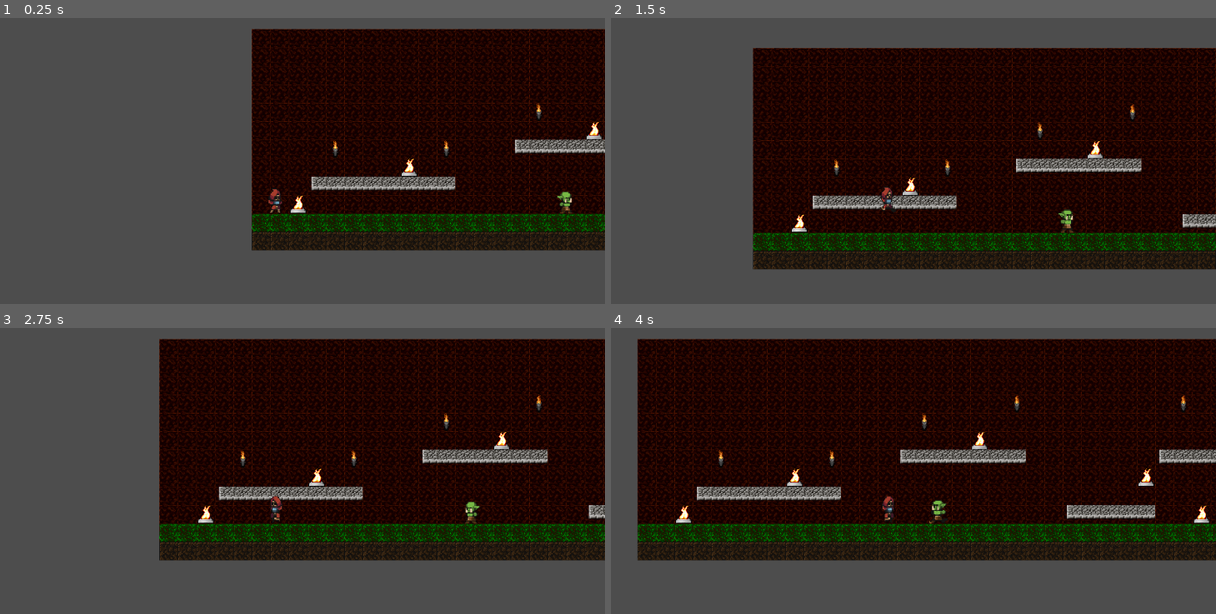
Above: before the commit, frames 1-4 (two rows, left to right).
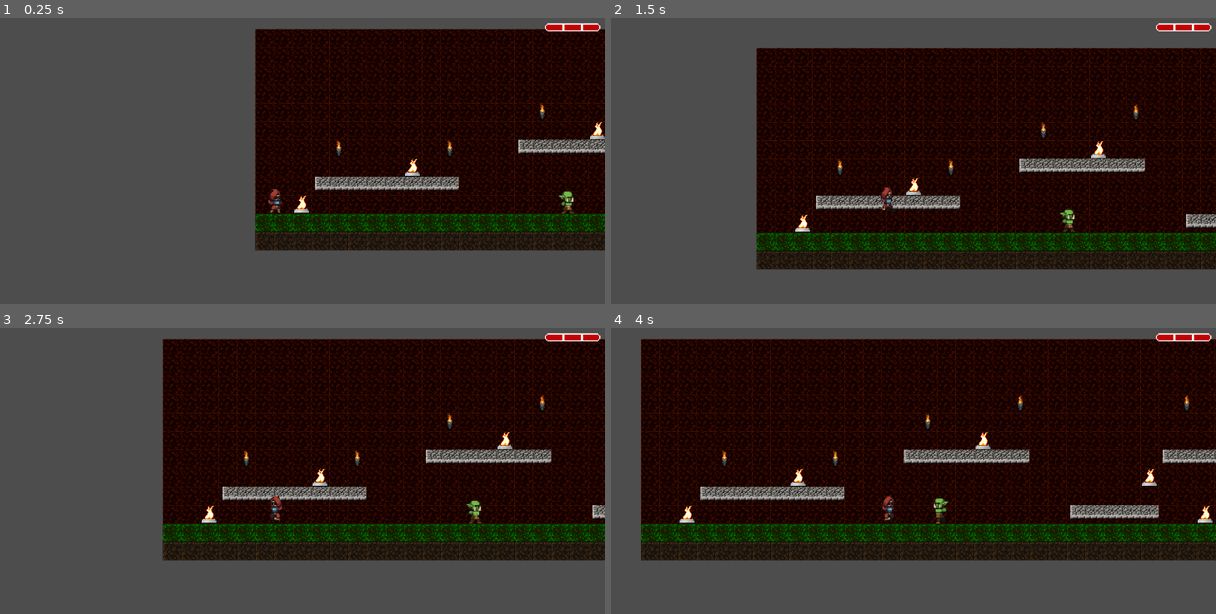
Above: after the commit, the same moments.

Repository: Zenco12/juego-obsidian-2
Game: Godot game, scene res://Level_1.tscn
Same seed, same stepped clock (60 frames per second), same inputs: the game is played once before the commit and once after it.
Inputs:
- Up to frame 1 (0.25 s): no input
- Up to frame 2 (1.5 s): hold D (derecha) from 0.53 s (still down); tap Space (saltar) at 0.77 s
- Up to frame 3 (2.75 s): tap Space (saltar) at 1.52 s; release D (derecha) at 2.03 s; hold A (izquierda) from 2.03 s (still down)
- Up to frame 4 (4 s): release A (izquierda) at 2.78 s; hold D (derecha) from 2.78 s (still down); tap Space (saltar) at 3.02, 3.77 s

The runs differ from the first frame. In frame 1, 13% of the frame differs, in the area x 41-100%, y 1-82%; in frame 2, 16%; in frame 3, 16%; in frame 4, 20%, in the area x 4-100%, y 1-82%.

Commit message:
barra de vida
se agregan una barra de vida además de varios cambios pedorros

Diff:
--- a/Level_1.tscn
+++ b/Level_1.tscn
@@ -19,6 +19,9 @@
 [ext_resource type="Texture2D" uid="uid://bvepr86oc4gh2" path="res://sprites/Dibujos_Escenarios/floor/pedestal_ne.png" id="17_ojddo"]
 [ext_resource type="PackedScene" uid="uid://dssomw0vp1vag" path="res://player.tscn" id="18_tlish"]
 [ext_resource type="PackedScene" uid="uid://cugi0rdp0gokk" path="res://enemy.tscn" id="19_fkbji"]
+[ext_resource type="PackedScene" uid="uid://ddno76iug5pc6" path="res://logic.tscn" id="20_8xl1m"]
+[ext_resource type="Texture2D" uid="uid://kpwxffajc26y" path="res://sprites/health bar 2/health bar.png" id="22_nvhjt"]
+[ext_resource type="Texture2D" uid="uid://bkmmi6siqtnox" path="res://sprites/health bar 2/health bar full.png" id="23_bwsuy"]
 
 [sub_resource type="TileSetAtlasSource" id="TileSetAtlasSource_gwx4l"]
 texture = ExtResource("5_8xl1m")
@@ -163,8 +166,29 @@
 rendering_quadrant_size = 32
 
 [node name="CharacterBody2D" parent="." instance=ExtResource("18_tlish")]
-position = Vector2(35, 543)
+position = Vector2(29, 551)
 velocidadSalto = 250
 
 [node name="CharacterBody2D2" parent="." instance=ExtResource("19_fkbji")]
-position = Vector2(543, 560)
+position = Vector2(540, 557)
+
+[node name="logic" parent="." instance=ExtResource("20_8xl1m")]
+
+[node name="CanvasLayer" type="CanvasLayer" parent="logic"]
+
+[node name="TextureProgressBar" type="TextureProgressBar" parent="logic/CanvasLayer"]
+anchors_preset = 1
+anchor_left = 1.0
+anchor_right = 1.0
+offset_left = -56.0
+offset_top = 8.0
+offset_right = -8.0
+offset_bottom = 26.0
+grow_horizontal = 0
+size_flags_horizontal = 4
+size_flags_vertical = 4
+max_value = 5.0
+texture_under = ExtResource("22_nvhjt")
+texture_progress = ExtResource("23_bwsuy")
+
+[connection signal="damageemit" from="CharacterBody2D" to="logic" method="_on_character_body_2d_damageemit"]
--- a/enemy.tscn
+++ b/enemy.tscn
@@ -1,11 +1,11 @@
-[gd_scene load_steps=17 format=3 uid="uid://cugi0rdp0gokk"]
+[gd_scene load_steps=18 format=3 uid="uid://cugi0rdp0gokk"]
 
 [ext_resource type="Texture2D" uid="uid://cfm5j7fqaut2g" path="res://sprites/Personajes/Idle-Sheet.png" id="2_iifgy"]
 [ext_resource type="Script" uid="uid://gx0agjsj8wb3" path="res://scripts/enemy.gd" id="2_qi2p4"]
 [ext_resource type="Texture2D" uid="uid://d0vuqvss5glve" path="res://sprites/Personajes/Run-Sheet.png" id="3_epg4t"]
 
 [sub_resource type="RectangleShape2D" id="RectangleShape2D_iifgy"]
-size = Vector2(96.1612, 112.29)
+size = Vector2(96.1612, 127.83)
 
 [sub_resource type="RectangleShape2D" id="RectangleShape2D_4gyqm"]
 size = Vector2(374, 16)
@@ -93,18 +93,16 @@
 "speed": 10.0
 }]
 
+[sub_resource type="RectangleShape2D" id="RectangleShape2D_qi2p4"]
+size = Vector2(40.7465, 41)
+
 [node name="Enemy" type="CharacterBody2D"]
 scale = Vector2(0.99395, 1)
 script = ExtResource("2_qi2p4")
 
-[node name="Icon" type="Sprite2D" parent="."]
+[node name="CollisionShape2D" type="CollisionShape2D" parent="."]
 visible = false
-position = Vector2(-4.76837e-07, -4)
-scale = Vector2(0.503043, 0.75)
-texture = ExtResource("2_iifgy")
-
-[node name="CollisionShape2D" type="CollisionShape2D" parent="."]
-position = Vector2(-4.7974e-07, -5.2027)
+position = Vector2(0, 1.001)
 scale = Vector2(0.3348, 0.3348)
 shape = SubResource("RectangleShape2D_iifgy")
 
@@ -114,12 +112,18 @@
 shape = SubResource("RectangleShape2D_4gyqm")
 
 [node name="AnimatedSprite2D" type="AnimatedSprite2D" parent="."]
-position = Vector2(3.38813e-21, -8)
 scale = Vector2(1.38337, 1.375)
 sprite_frames = SubResource("SpriteFrames_nnovl")
 animation = &"Correr-Enemy"
 frame = 3
 frame_progress = 0.592407
 
+[node name="AreaAttack" type="Area2D" parent="."]
+
+[node name="CollisionShape2D" type="CollisionShape2D" parent="AreaAttack"]
+position = Vector2(0.754564, 1.5)
+shape = SubResource("RectangleShape2D_qi2p4")
+
 [connection signal="body_entered" from="Area2D" to="." method="_on_area_2d_body_entered"]
 [connection signal="body_exited" from="Area2D" to="." method="_on_area_2d_body_exited"]
+[connection signal="body_entered" from="AreaAttack" to="." method="_on_area_attack_body_entered"]
--- /dev/null
+++ b/logic.tscn
@@ -0,0 +1,6 @@
+[gd_scene load_steps=2 format=3 uid="uid://ddno76iug5pc6"]
+
+[ext_resource type="Script" uid="uid://87xmpf5k1mqx" path="res://scripts/logic.gd" id="1_cpend"]
+
+[node name="logic" type="Node2D"]
+script = ExtResource("1_cpend")
--- a/player.tscn
+++ b/player.tscn
@@ -5,7 +5,7 @@
 [ext_resource type="Texture2D" uid="uid://lr7aetekfbri" path="res://sprites/Personajes/ds.png" id="3_i3pqv"]
 
 [sub_resource type="RectangleShape2D" id="RectangleShape2D_onrkg"]
-size = Vector2(32, 48)
+size = Vector2(27, 48)
 
 [sub_resource type="AtlasTexture" id="AtlasTexture_1jxqw"]
 atlas = ExtResource("3_i3pqv")
@@ -101,7 +101,7 @@
 texture = ExtResource("2_onrkg")
 
 [node name="CollisionShape2D" type="CollisionShape2D" parent="."]
-position = Vector2(8, 0)
+position = Vector2(5.5, 0)
 shape = SubResource("RectangleShape2D_onrkg")
 
 [node name="Camera2D" type="Camera2D" parent="."]
--- a/scripts/enemy.gd
+++ b/scripts/enemy.gd
@@ -1,3 +1,4 @@
+class_name enemy
 extends CharacterBody2D
 
 var speed = 100
@@ -8,11 +9,11 @@
 
 func _ready() -> void:
 	detecplayer = get_tree().get_first_node_in_group("player")
-
+#player entra en zona
 func _on_area_2d_body_entered(body: Node2D) -> void:
 	if body == detecplayer:
 		perseguir = true
-
+#player sale de zona
 func _on_area_2d_body_exited(body: Node2D) -> void:
 	if body == detecplayer:
 		perseguir = false
@@ -21,6 +22,7 @@
 	# Aplicar gravedad siempre
 	velocity.y += gravity * delta
 
+	#detectar posicion del enemigo
 	if perseguir and detecplayer != null:
 		var dir = position.direction_to(detecplayer.position)
 		velocity.x = dir.x * speed
@@ -36,3 +38,10 @@
 
 	# Mover usando move_and_slide
 	move_and_slide()
+
+#ataque
+func _on_area_attack_body_entered(body: Node2D) -> void:
+
+	if body is player:
+		if body.has_method("damage"):
+			body.damage()
--- /dev/null
+++ b/scripts/logic.gd
@@ -0,0 +1,23 @@
+extends Node2D
+
+var lives = 5
+var gameover:bool = false
+@onready var livesbar: TextureProgressBar = $CanvasLayer/TextureProgressBar
+
+#signal currentlives(totallives)
+
+func _ready() -> void:
+	livesbar.value = lives
+
+#calculo de vida
+func _on_character_body_2d_damageemit() -> void:
+	if lives > 0 and gameover == false:
+		lives -= 1
+		livesbar.value = lives
+		print(livesbar.value)
+		#currentlives.emit(lives)
+	else:
+		losegame()
+
+func losegame():
+	pass
--- a/scripts/player.gd
+++ b/scripts/player.gd
@@ -5,6 +5,8 @@
 @export var velocidadSalto = 250
 @export var gravedadSubida = 500
 @export var gravedadCaida = 1200
+
+signal damageemit()
 
 @onready var sprite = $AnimatedSprite2D
 
@@ -37,3 +39,6 @@
 
 	# Mover al personaje
 	move_and_slide()
+
+func damage():
+	damageemit.emit()
Not shown: 1 places in Level_1.tscn that only renumber resources
Not shown, added: scripts/logic.gd.uid
Binary file added: sprites/health bar 2/empty health bar.png
Not shown, added: sprites/health bar 2/empty health bar.png.import
Binary file added: sprites/health bar 2/golden health bar.png
Not shown, added: sprites/health bar 2/golden health bar.png.import
Binary file added: sprites/health bar 2/health bar full.png
Not shown, added: sprites/health bar 2/health bar full.png.import
Binary file added: sprites/health bar 2/health bar.png
Not shown, added: sprites/health bar 2/health bar.png.import
